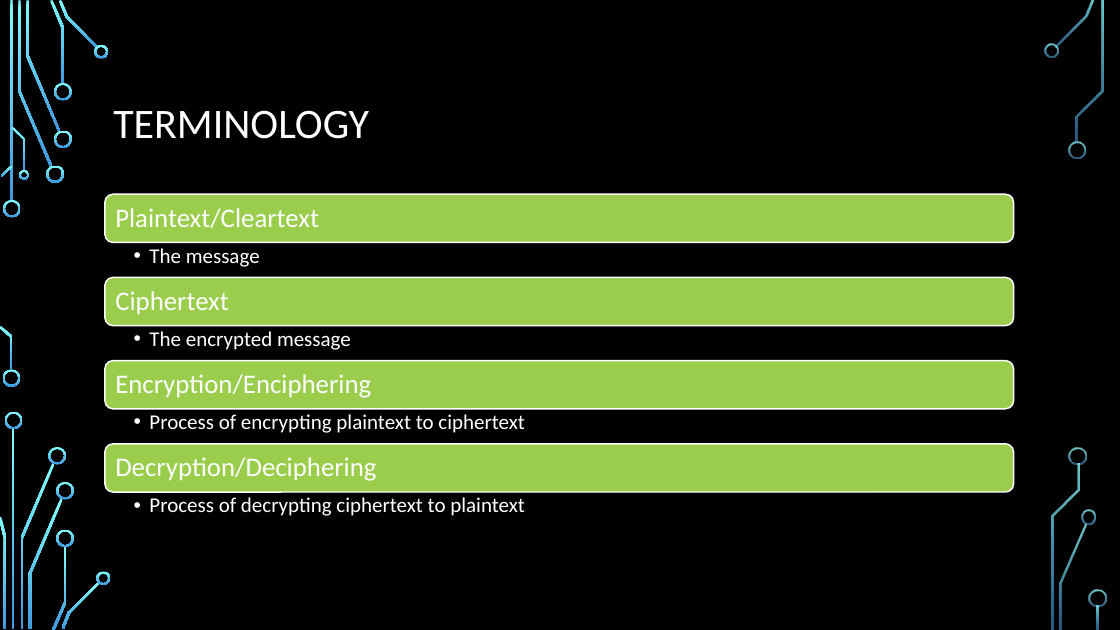
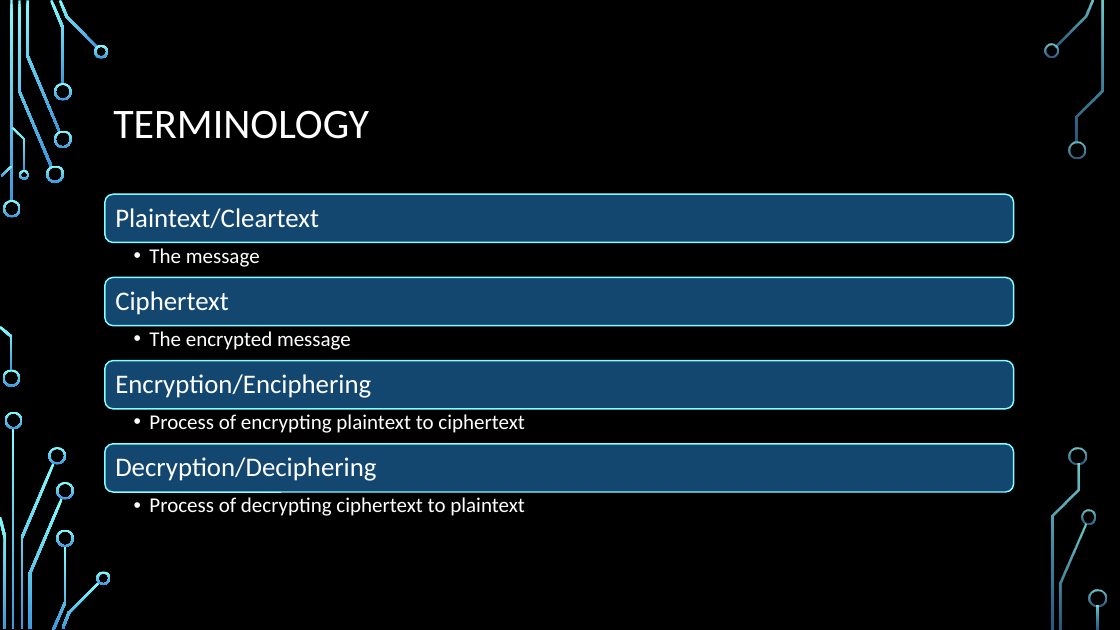
Before and after one commit to stevemann2705/meetup, a slide deck: slide 7 of Crypto.pptx (slide 6 before the commit). Drawn at 1120x630 pixels with LibreOffice and Linux fonts; fonts in the diff are those of the drawing; background and template pictures are left out. Boxes give left, top, right and bottom in pixels: in the first picture for what was removed or moved away, otherwise in the second. Text is boxed around its words. In the diff, an @@ line names an element or a change of style, - is before the commit and + after.

```diff
--- a/Crypto.pptx
+++ b/Crypto.pptx
@@ fill #9ACD4C to #134770; outline #FFFFFF 1.25 pt to #82FFFF 1.25 pt in 4 elements at (105,194,1014,242), (105,277,1014,325), (105,360,1014,408), (105,444,1014,492) @@
```
Also in this commit, not shown: 7 other slides changed, 3 slides added.
